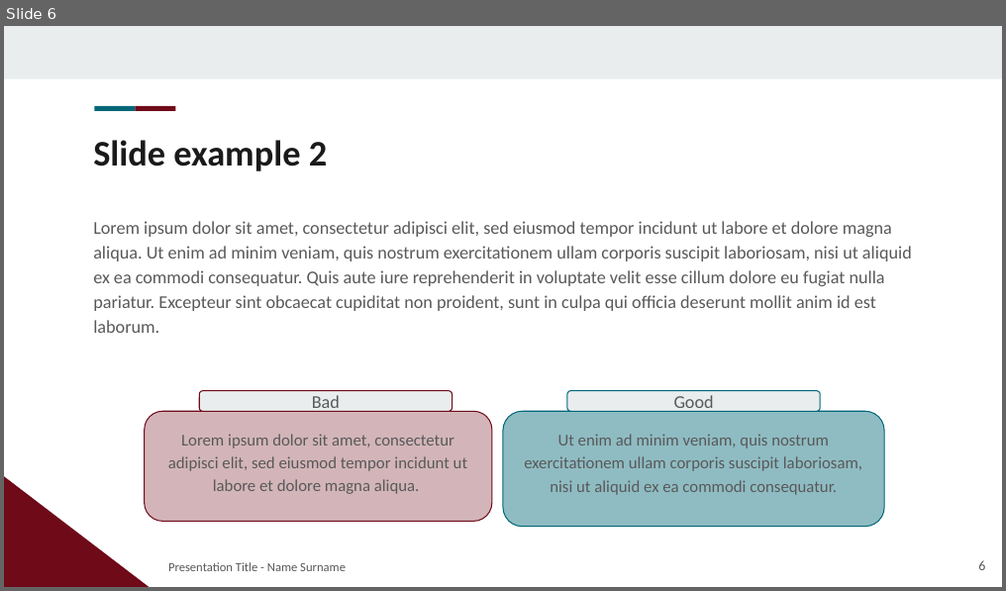
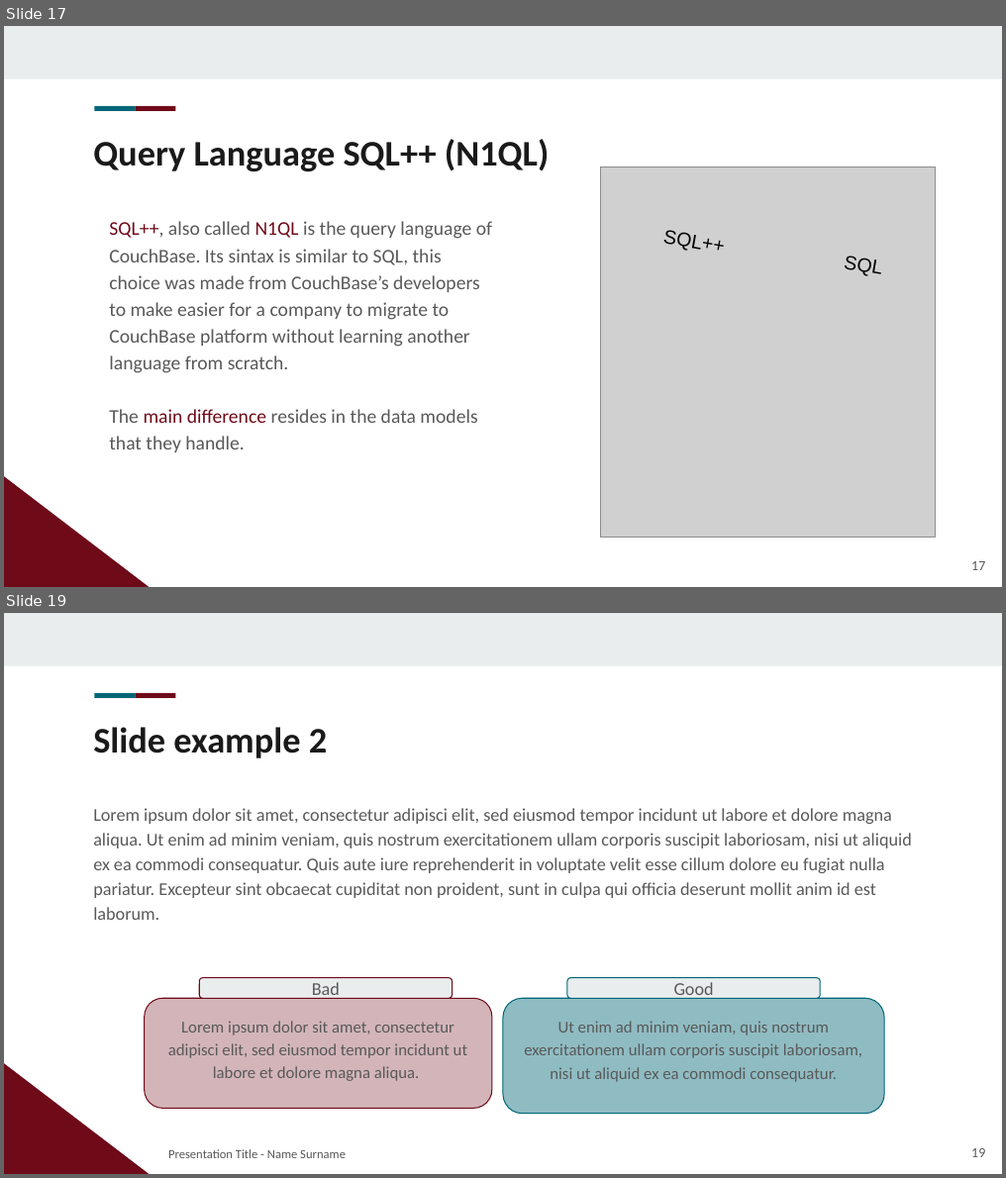
Before and after one commit to LorenzoFrangella/large-scale-data-management, a slide deck: large-scale-dm.pptx. Shown one above the other, each under a label of ours: slide 6 before the commit, slides 17 and 19 after it; the slides between them are not shown. The pictures are 1006x591 and 1006x1178 pixels, drawn with LibreOffice and Linux fonts; fonts in the diff are those of the drawing; grey boxes stand for pictures; background and template pictures are left out. Boxes give left, top, right and bottom in pixels: in the first picture for what was removed or moved away, otherwise in the second. Text is boxed around its words. In the diff, an @@ line names an element or a change of style, - is before the commit and + after.

```diff
--- a/large-scale-dm.pptx
+++ b/large-scale-dm.pptx
@@ slide 17 added at box(4, 26, 1002, 587), background #FFFFFF; not listed: 4 template elements that a slide beside it also shows @@
@@ title added at box(93, 142, 336, 238), 26 pt, text #1A1A1A, bold @@
+Query Language SQL++ (N1QL)
@@ text added at box(344, 142, 437, 171), 14 pt, text #000000 @@
+SQL++
@@ picture added at box(601, 167, 936, 537) @@
@@ text added at box(109, 221, 492, 453), 14 pt, text #595959 @@
+SQL++, also called N1QL is the query language of CouchBase. Its sintax is similar to SQL, this choice was made from CouchBase’s developers to make easier for a company to migrate to CouchBase platform without learning another language from scratch.
+The main difference resides in the data models that they handle.
@@ text added at box(832, 243, 897, 286), 14 pt, text #000000 @@
+SQL
@@ page number added at box(971, 562, 985, 570), 10 pt, text #595959 @@
+17
@@ what was slide 6 is now slide 19 @@
@@ page number at box(971, 1149, 985, 1157): text changed @@
-6
+19
```
Also in this commit, not shown: 2 slides changed, 12 other slides added, 4 other files.
